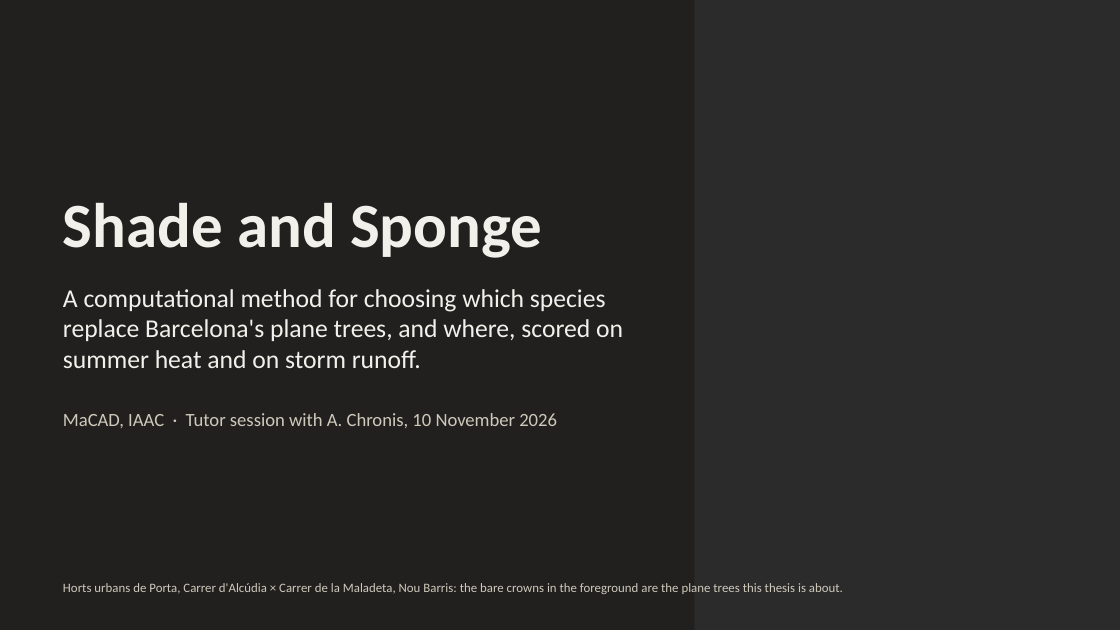
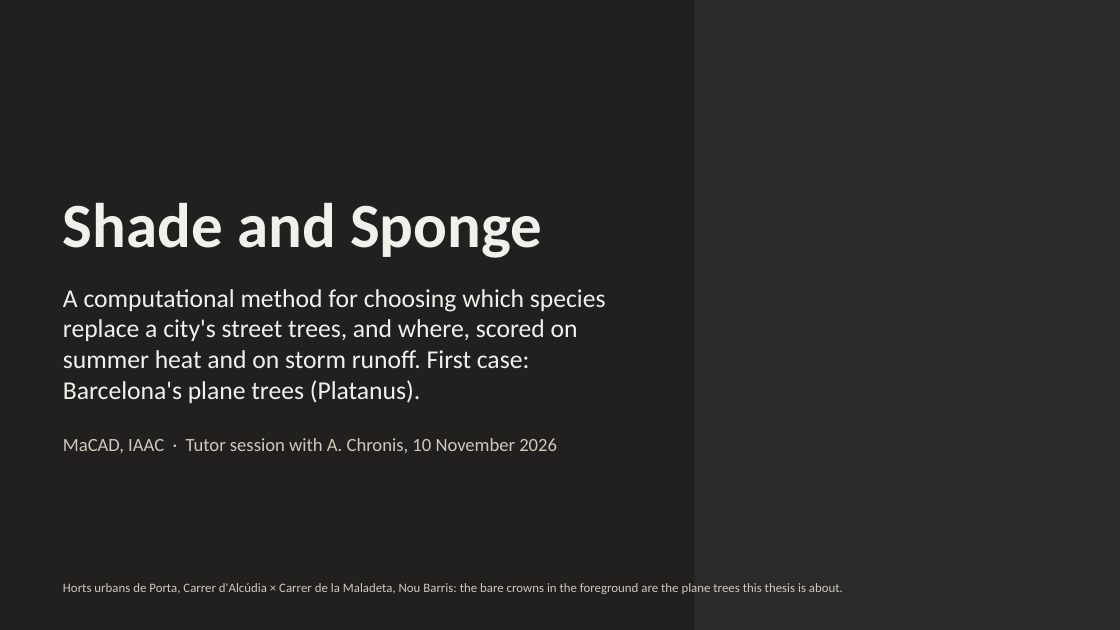
Before and after one commit to giofox96/shade-and-sponge, a slide deck: slide 1 of slides/shade_and_sponge_10nov_editable.pptx. Drawn at 1120x630 pixels with LibreOffice and Linux fonts; fonts in the diff are those of the drawing; background and template pictures are left out; a plain dark background stands for a picture behind light text. Boxes give left, top, right and bottom in pixels: in the first picture for what was removed or moved away, otherwise in the second. Text is boxed around its words. In the diff, an @@ line names an element or a change of style, - is before the commit and + after.

```diff
--- a/slides/shade_and_sponge_10nov_editable.pptx
+++ b/slides/shade_and_sponge_10nov_editable.pptx
@@ text at (63,289,606,403): text changed @@
-A computational method for choosing which species replace Barcelona's plane trees, and where, scored on summer heat and on storm runoff.
+A computational method for choosing which species replace a city's street trees, and where, scored on summer heat and on storm runoff. First case: Barcelona's plane trees (Platanus).
@@ text "MaCAD, IAAC · Tutor session ...": place and size @@
-text "MaCAD, IAAC · Tutor session ..." at (63,413,557,428)
+text "MaCAD, IAAC · Tutor session ..." at (63,438,557,453)
```
Also in this commit, not shown: 1 other slide changed, 1 slide added, 5 other files.
